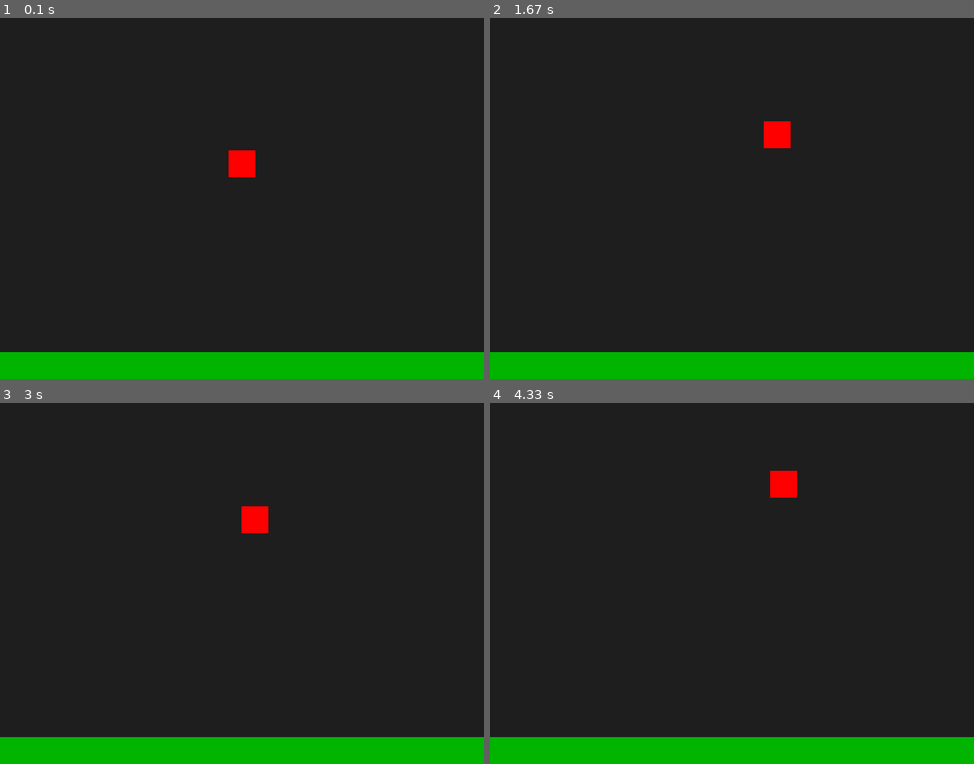
Above: before the commit, frames 1-4 (two rows, left to right).
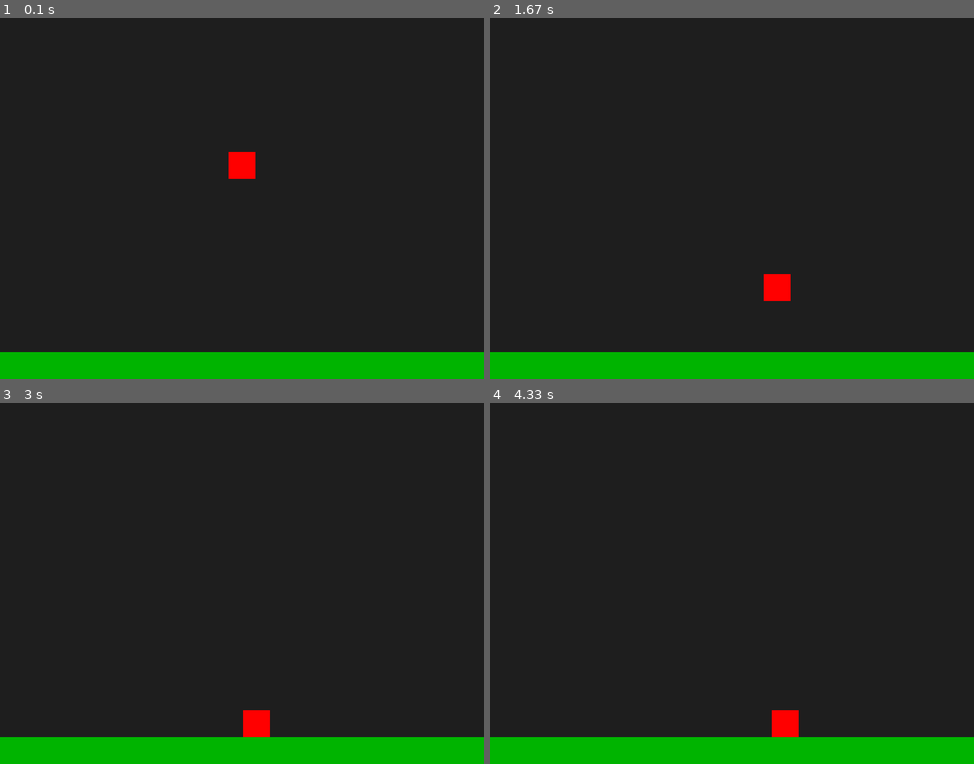
Above: after the commit, the same moments.

Repository: TacoToosday/Pygame-Platformer
Game: pygame game, started from main.py
Two runs of this game, one before a commit and one after it. Both use one fixed random seed, a clock stepped at 60 frames per second and the inputs below.
Inputs:
- Up to frame 1 (0.1 s): no input
- Up to frame 2 (1.67 s): hold A 0.33-0.8 s; hold Right 0.33-0.8 s; hold Right 0.83-1.3 s; hold W 1.33-1.63 s
- Up to frame 3 (3 s): hold Right 1.67-2.13 s; hold A 2.17-2.7 s; hold Left from 2.73 s (still down)
- Up to frame 4 (4.33 s): release Left at 3.13 s; hold W 3.17-3.53 s; hold Right 3.57-4.2 s; hold A from 4.23 s (still down)

The runs differ from the first frame. In frame 1, less than 0.1% of the frame differs, in the area x 47-53%, y 36-45%; in frame 2, 0.8%, in the area x 56-63%, y 28-79%; in frame 3, 0.8%; in frame 4, 0.8%.

Commit message:
Gravity implementation

Diff:
--- a/main.py
+++ b/main.py
@@ -25,10 +25,15 @@
 #     os.path.join(assets, "player.png")
 # ).convert_alpha()
 
-# Creation of the game window, and player
+# Variables and constants
 WINDOW_WIDTH = 900
 WINDOW_HEIGHT = 800
 GROUND_HEIGHT = 50
+
+player_speed = 200  # pixels per second
+gravity = 1200
+jumpStrength = -500
+verticalVelocity = 0
 
 try:  # Create the game window and handle potential errors
     window = pygame.display.set_mode((WINDOW_WIDTH, WINDOW_HEIGHT))
@@ -45,10 +50,10 @@
 
 # Functions here
 
+
 # Create the main character as a visible rectangle on the screen
 player_rect = pygame.Rect(0, 0, 50, 50)
 player_rect.center = window.get_rect().center
-player_speed = 200  # pixels per second
 
 
 # Draw the main character
@@ -57,24 +62,28 @@
 
 
 # Movement handling
-def handle_character_movement(character_rect, speed):
+def handle_character_movement(character_rect, speed, dt, ground_rect):
+    global verticalVelocity
+
     keys = pygame.key.get_pressed()
 
-    if keys[pygame.K_UP] or keys[pygame.K_w]:
-        character_rect.y -= speed
-    if keys[pygame.K_DOWN] or keys[pygame.K_s]:
-        character_rect.y += speed
     if keys[pygame.K_LEFT] or keys[pygame.K_a]:
-        character_rect.x -= speed
+        character_rect.x -= speed * dt
     if keys[pygame.K_RIGHT] or keys[pygame.K_d]:
-        character_rect.x += speed
+        character_rect.x += speed * dt
 
-    # Keep the character inside the window bounds
+    # Gravity
+    verticalVelocity += gravity * dt
+    character_rect.y += verticalVelocity * dt
+
+    # Stop the player if they are on the ground
+    if character_rect.colliderect(ground_rect):
+        character_rect.bottom = ground_rect.top
+        verticalVelocity = 0
+
+    # Keep the player inside the window bounds
     character_rect.x = max(
         0, min(character_rect.x, WINDOW_WIDTH - character_rect.width)
-    )
-    character_rect.y = max(
-        0, min(character_rect.y, WINDOW_HEIGHT - character_rect.height)
     )
 
 
@@ -85,16 +94,22 @@
     for event in pygame.event.get():
         if event.type == pygame.QUIT:
             running = False
-
-    handle_character_movement(player_rect, player_speed * dt)
+        if (
+            event.type == pygame.KEYDOWN
+            and event.key in (pygame.K_SPACE, pygame.K_w, pygame.K_UP)
+            and player_rect.bottom >= WINDOW_HEIGHT - GROUND_HEIGHT
+        ):
+            verticalVelocity = jumpStrength
 
     window.fill((30, 30, 30))
-    ground_rect = pygame.Rect(
+    ground_rect = pygame.Rect(  # The Ground
         0, WINDOW_HEIGHT - GROUND_HEIGHT, WINDOW_WIDTH, GROUND_HEIGHT
     )
     pygame.draw.rect(window, (0, 180, 0), ground_rect)
     drawMainChar(player_rect)
 
+    handle_character_movement(player_rect, player_speed, dt, ground_rect)
+
     pygame.display.flip()
 
 pygame.quit()
